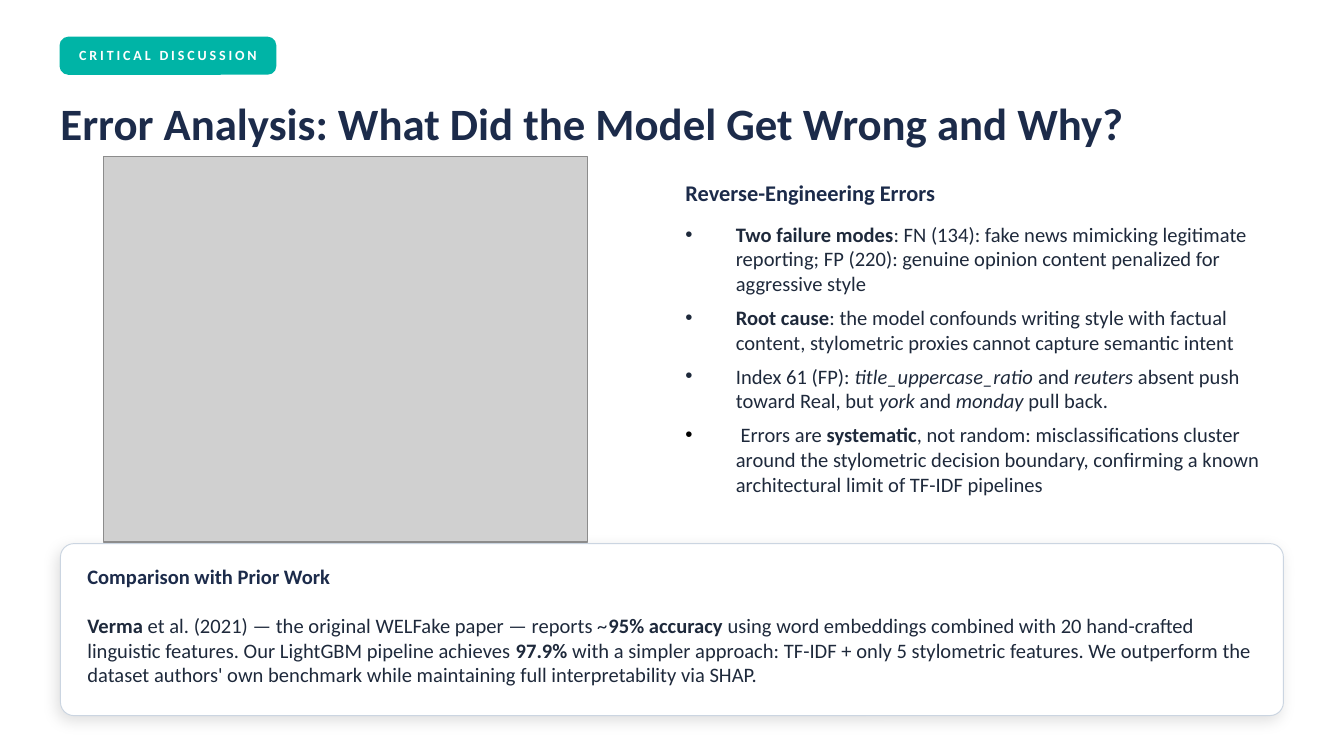
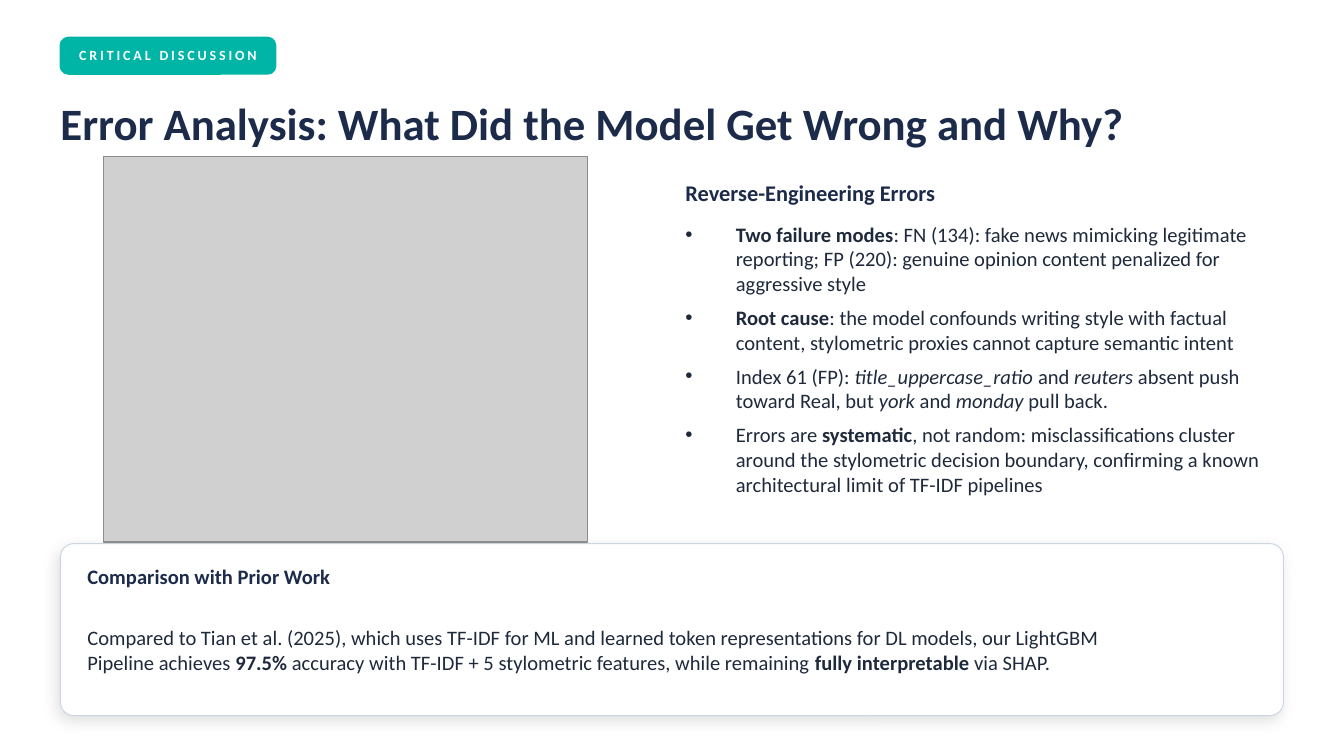
Before and after one commit to jackomazi/data-mining-and-machine-learning-project, a slide deck: slide 13 of project_presentation.pptx. Drawn at 1344x756 pixels with LibreOffice and Linux fonts; fonts in the diff are those of the drawing; grey boxes stand for pictures. Boxes give left, top, right and bottom in pixels: in the first picture for what was removed or moved away, otherwise in the second. Text is boxed around its words. In the diff, an @@ line names an element or a change of style, - is before the commit and + after.

```diff
--- a/project_presentation.pptx
+++ b/project_presentation.pptx
@@ text at bbox=[87, 630, 1098, 674]: text changed @@
-Verma et al. (2021) — the original WELFake paper — reports ~95% accuracy using word embeddings combined with 20 hand-crafted linguistic features. Our LightGBM pipeline achieves 97.9% with a simpler approach: TF-IDF + only 5 stylometric features. We outperform the dataset authors' own benchmark while maintaining full interpretability via SHAP.
+Compared to Tian et al. (2025), which uses TF-IDF for ML and learned token representations for DL models, our LightGBM
+Pipeline achieves 97.5% accuracy with TF-IDF + 5 stylometric features, while remaining fully interpretable via SHAP.
```
Also in this commit, not shown: 5 other slides changed, 2 other files.
